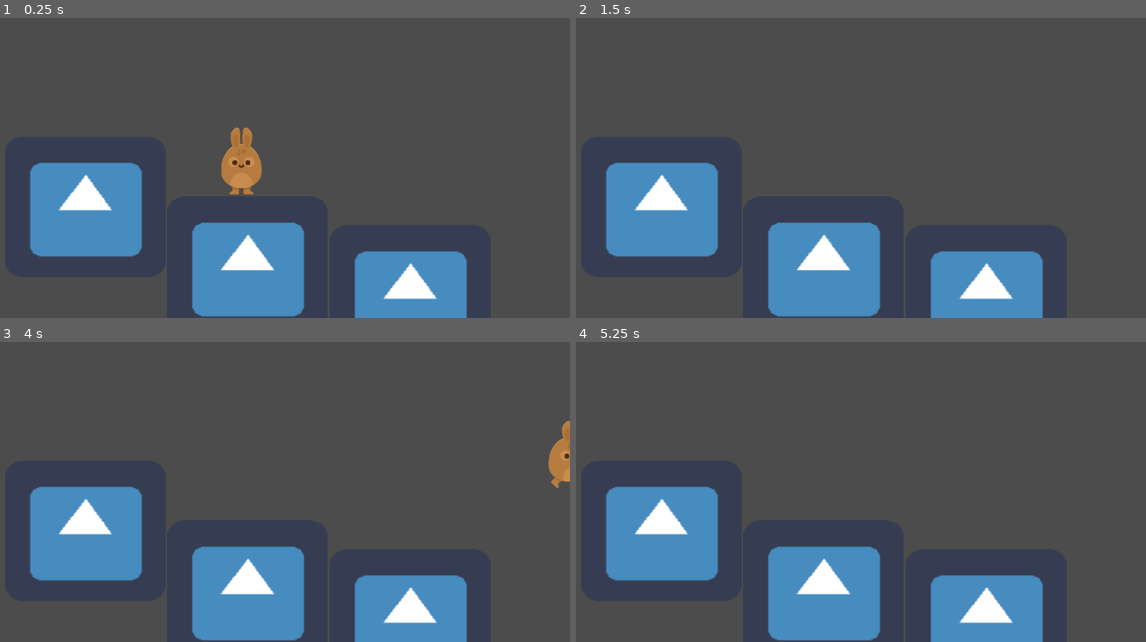
Above: before the commit, frames 1-4 (two rows, left to right).
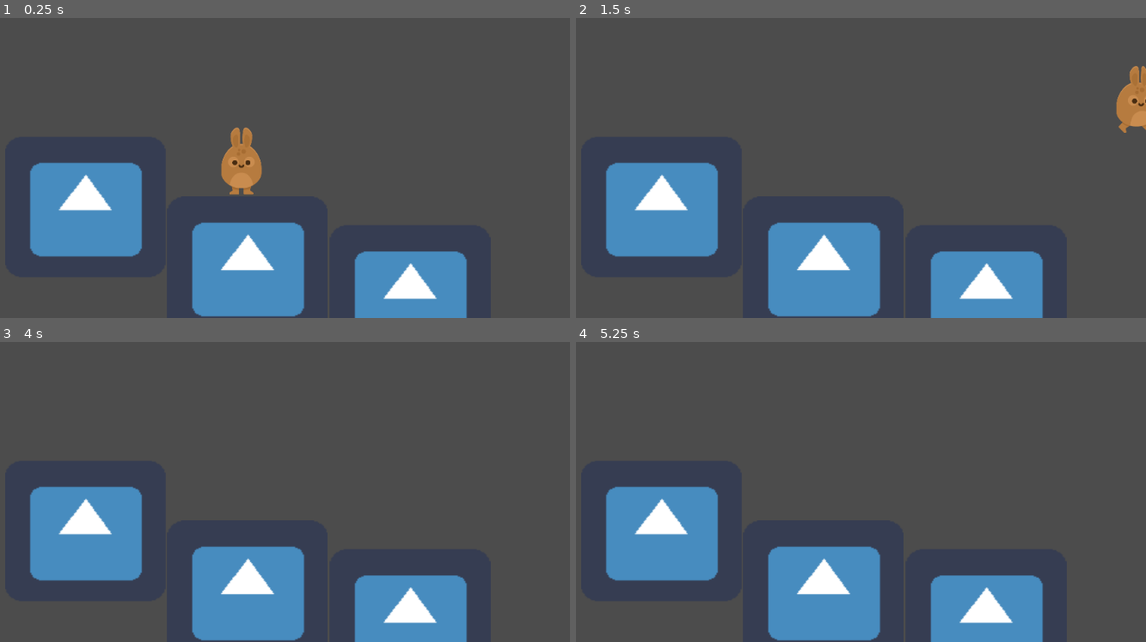
Above: after the commit, the same moments.

Repository: elijah-atkins/hoppy-days
Game: Godot game, scene res://Scenes/Level1.tscn
Two runs of this game, one before a commit and one after it. Both use one fixed random seed, a clock stepped at 60 frames per second and the inputs below. The project has no main scene, so this scene is started directly. The engine's default icon, where the game draws it, is replaced by a stand-in: a white triangle on a blue panel in a dark square.
Inputs:
- Up to frame 1 (0.25 s): no input
- Up to frame 2 (1.5 s): tap Enter at 0.5 s; hold W (jump) 0.53-1.28 s; hold D (right) from 0.53 s (still down); tap W (jump) at 1.35 s
- Up to frame 3 (4 s): tap W (jump) at 1.52, 1.82, 2.85, 3.02, 3.32 s; tap Space at 2, 3.5 s; release D (right) at 2.03 s; hold A (left) 2.03-2.78 s; hold W (jump) 2.03-2.78 s; tap Enter at 2.75 s; hold D (right) from 2.78 s (still down); hold W (jump) from 3.53 s (still down)
- Up to frame 4 (5.25 s): release D (right) at 4.28 s; release W (jump) at 4.28 s; hold A (left) 4.28-5.03 s; tap W (jump) at 4.35, 4.52, 4.82 s; tap Enter at 5 s; hold D (right) from 5.03 s (still down); hold W (jump) from 5.03 s (still down)

The runs differ from the first frame. In frame 2, 0.8% of the frame differs, in the area x 94-100%, y 16-39%; in frame 3, 0.6%; in frame 4, nothing differs.

Commit message:
adjusted charactor controls

Diff:
--- a/Scripts/Bunny.gd
+++ b/Scripts/Bunny.gd
@@ -2,28 +2,28 @@
 
 var motion = Vector2(0,0)
 
-const SPEED = 500
+const SPEED = 1000
 const GRAVITY = 9.8
 const UP = Vector2(0,-1)
-const JUMP_SPEED = 500
+const JUMP_SPEED = 2.5
 
 func _physics_process(delta):
-	apply_gravity()
-	jump()
-	move()
+	apply_gravity(delta)
+	jump(delta)
+	move(delta)
 	animate()
 	move_and_slide(motion*SPEED, UP)
 
-func jump():
+func jump(delta):
 	if Input.is_action_pressed("jump") and is_on_floor():
 		motion.y -= JUMP_SPEED
 
-func move():
+func move(delta):
 	motion.x = Input.get_action_strength("right") - Input.get_action_strength("left")
 
-func apply_gravity():
+func apply_gravity(delta):
 	if !is_on_floor():
-		motion.y += GRAVITY
+		motion.y += GRAVITY*delta
 	else:
 		motion.y = 0
 
